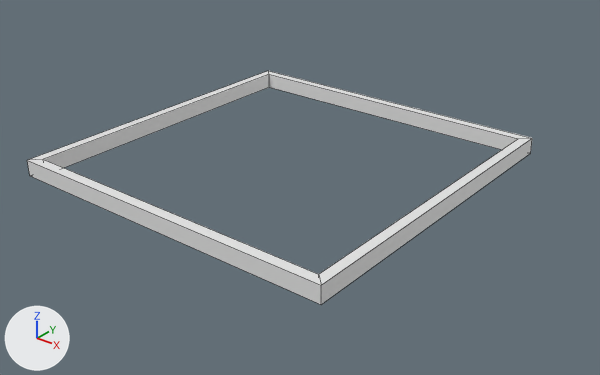
The Blender file ZenGarden.blend: old version first, new version second.
Rendered twice from a 50 mm camera at (14.46, -17.48, 10.21) aimed at (0.6, -0.16, -0.53). Lighting does not change. The marker at lower left points along +X, +Y and +Z. Mesh edges are drawn as thin lines. The same objects are shown in both versions, whatever each file hides.

The older version as bpy lines, for what is in view:
```python
me_plane_001 = bpy.data.meshes.new('Plane.001')
me_plane_001.from_pydata(...)  # 16 vertices, 16 faces; spans x -5.3..5.3, y -5.3..5.3, z 0.0..0.5
ob_frame = bpy.data.objects.new('Frame', me_plane_001)
ob_frame.location = (0.0, 0.0, 0.0)
```
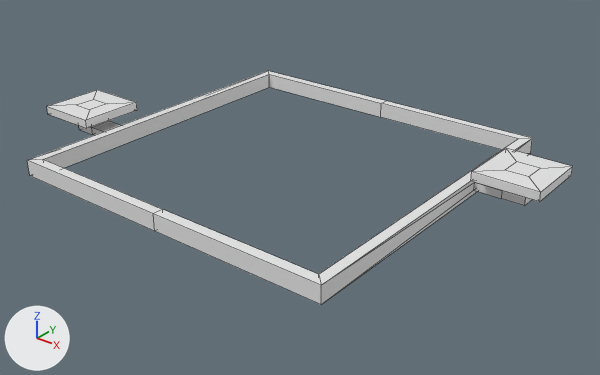
The change in detail:
me_plane_001 is used by ob_frame; location (0.0, 0.0, 0.0).
me_plane_001 had 16 vertices, 16 faces and spanned x -5.3..5.3, y -5.3..5.3, z 0.0..0.5.
me_plane_001 now has 80 vertices, 80 faces and spans x -7.45..7.45, y -5.3..5.3, z 0.0..0.98.
Part 1, on me_plane_001:
10 faces are deleted.
36 vertices are added at x -6.81..7.45, y -5.3..5.3, z 0.0..0.98.
20 new vertices lie (0.0, 0.71, 0.0) away from vertices in x -6.81..6.81, y -2.34..1.63, z 0.13..0.98.
8 new vertices lie (-1.95, 0.0, 0.0) away from vertices in x -5.5..7.45, y -3.0..3.0, z 0.71..0.98.
74 new faces join them.

What differs and where, as boxes [x1, y1, x2, y2] in the pictures (600 x 375 px):
'Frame', reshaped (8% wider): before [27, 71, 532, 304]; after [27, 71, 573, 304]
